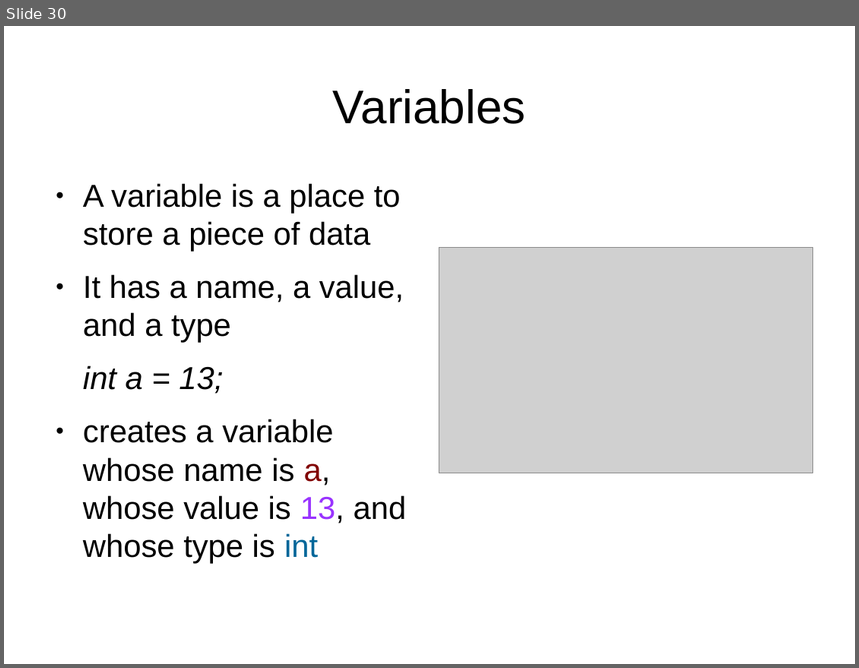
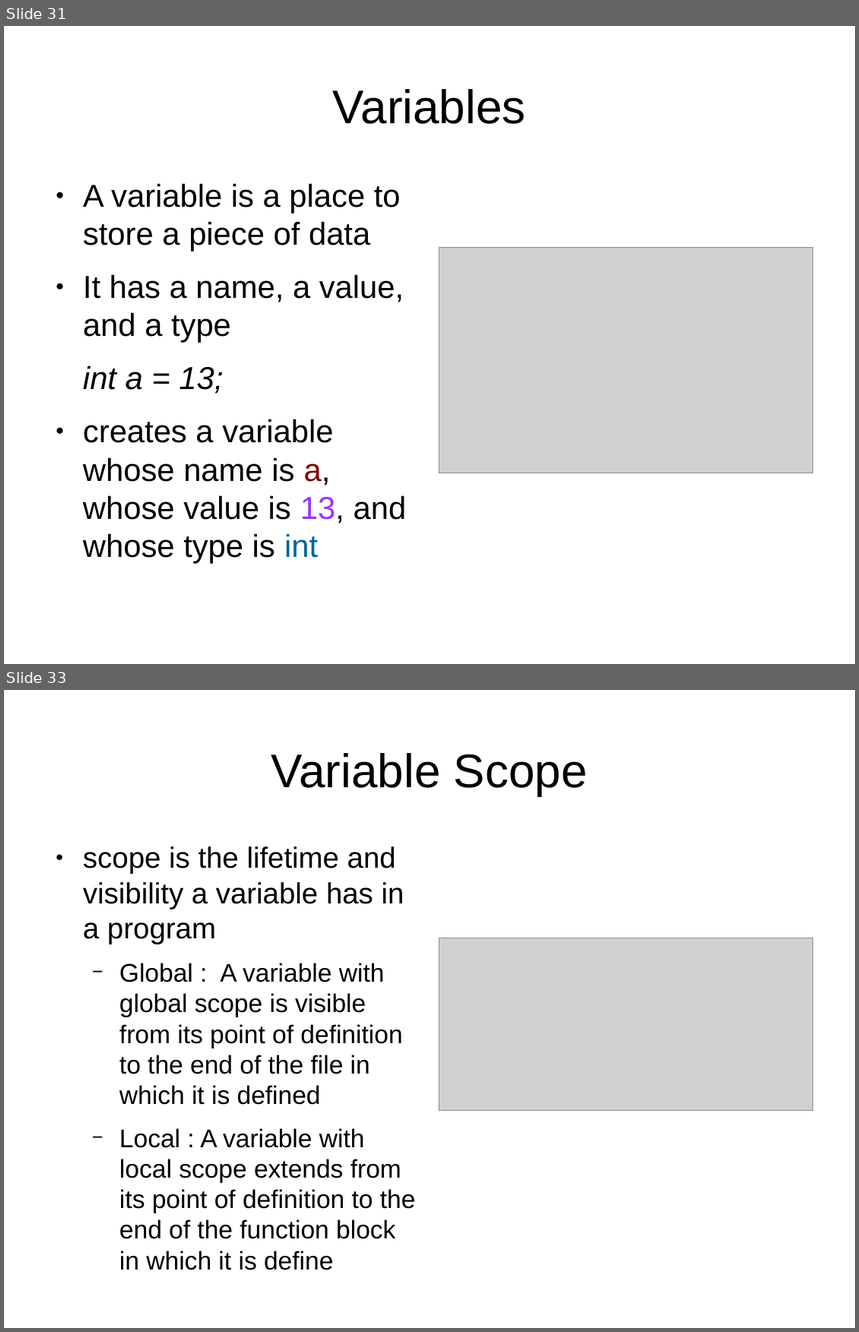
Before and after one commit to anilkunchalaece/LearnIt, a slide deck: Arduino/DayOne.odp. Shown one above the other, each under a label of ours: slide 30 before the commit, slides 31 and 33 after it; the slides between them are not shown. The pictures are 859x668 and 859x1332 pixels, drawn with LibreOffice and Linux fonts; fonts in the diff are those of the drawing; grey boxes stand for pictures. Boxes give left, top, right and bottom in pixels: in the first picture for what was removed or moved away, otherwise in the second. Text is boxed around its words. In the diff, an @@ line names an element or a change of style, - is before the commit and + after.

Commit message:
added some programming fundamentals

```diff
--- a/Arduino/DayOne.odp
+++ b/Arduino/DayOne.odp
@@ slide 33 added at bbox=[4, 690, 855, 1328], background #FFFFFF @@
@@ title added at bbox=[271, 753, 588, 796], 44 pt, text #000000 @@
+Variable Scope
@@ text added at bbox=[83, 847, 416, 1271], 23.8 pt, text #000000 @@
+● scope is the lifetime and visibility a variable has in a program
+  − Global : A variable with global scope is visible from its point of definition to the end of the file in which it is defined
+  − Local : A variable with local scope extends from its point of definition to the end of the function block in which it is define
@@ picture added at bbox=[439, 938, 813, 1111] @@
@@ what was slide 30 is now slide 31 @@
```
Also in this commit, not shown: 5 other slides added, 7 other files.
